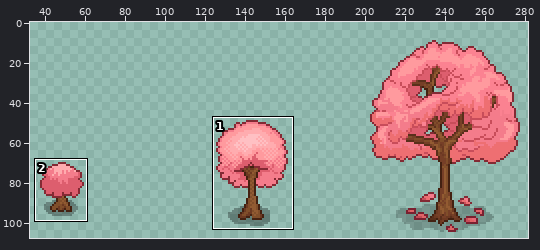
Two versions of one sprite sheet, img/farms/crops/PD_SakuraTree.png. Above, an overview of the earlier version with the close-up marked.
Close-up. Earlier state:
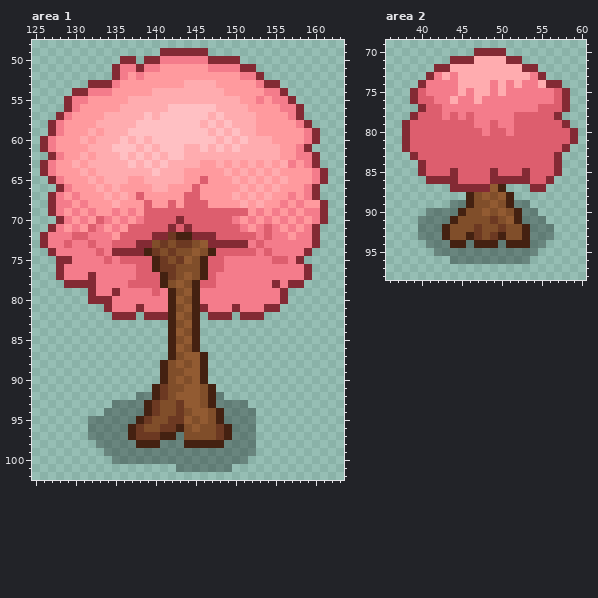
The file is 288x96 pixels. Colours within 5 levels of each other are drawn and written as one. Shown: area 1: x 125..163, y 48..102; area 2: x 36..60, y 69..98. The old version is drawn lined up with the new one, on the new canvas. The wide view leaves out empty margins. The commit also changed other parts of the picture, which this record leaves out.
Now the later version:
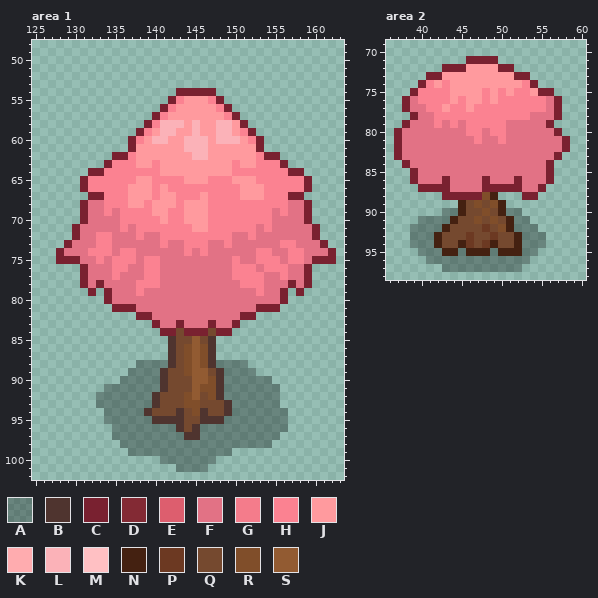
Palette (. is transparent): A #0000004d  B #4f342f  C #792130  D #832a34  E #dd5e6e  F #e27285  G #f47c8b  H #fb8291  J #ff9a9e  K #ffacaf  L #fbb2b8  M #ffc0c3  N #442111  P #6c3922  Q #75492f  R #804e2a  S #925b32
Change:
canvas 288x96 -> 288x108, the old top-left corner now at 1,9 (the part of the old canvas that was cut away was empty and is not shown)
--- area 1
@@ x 125..163 @@
  48 .......................................
- 49 ................DDDDDD.................
- 50 ...........DD.DDGGGGGGDDDD.............
- 51 ..........DGGDGGJJJJJJGGGGDD...........
- 52 ..........DGJGJJJJJJJJJJJJGGD..........
- 53 .......DDDGJJJJJJJJKKKKJJJJJGDD........
- 54 .....DDGGGJJJJJKKKKKKKKKJJJJJGGD.......
- 55 ....DGGJJJJJKKKKKKKKKKKKKKJJGJGGD......
- 56 ....DGJJJJJKKKKKKMMMMMMKKKKJJJJGGD.....
- 57 ...DGJJJJKKKKKMKMMMMMMKMKKKKJJJJGD.....
- 58 ..DGJJJJKKKKKMMMMMMMMKMKMKKKJJJJJGD....
- 59 ..DGJJJKJKKKMMMMMMMMMMKMKMKKJJJJJJGD...
- 60 .DGJJJKJKKKMKMKMMMMMMMMKMKMKKKJJJJGD...
- 61 .DGJJJJKKKMMMKMKMMMKKMKMKMKKKKKJJGD....
- 62 ..DGJJKJKKKMKMKMKMMKKKKKKKKKKKKJJGGD...
- 63 .DGJJKJKKKKKMKMKMKKKKJJKJKJKJKJKGJGD...
- 64 .DGJJJKJKKKKKKKMKKKJJJJJKJKJKJKJJJJGD..
- 65 ..DGJJJKJKKKJJKKKKKJJEJJJKJKJKJKJJJGD..
- 66 ...DGJJJKJKJJJJKKJJJEJJJJJKJKJKJJJGD...
- 67 ..DGJGJJJKJKJEJJJJJEEJJJJKJKJKJJGJGD...
- 68 ..DGGJGJJJKJJJEJJEJEEEJJJJKJKJJGJGJJD..
- 69 ..DGJGJGJJGJGJEEEEEEEEEEEEEJGJGJGJGGD..
- 70 ...DGJGJEGJGJGEEEEDEEEEEEGJGJGJGJGJGD..
- 71 ..DGJGJEGJGJEEEEEDEDEEEEEEGJGEGJGJGD...
- 72 .DGGGEEGGGJEEEEDDPNNDDDEEEEEGEGGJGGD...
- 73 .DGGEGGEGGEEEDDRPRPPRSDDDDDGEGGGGGGD...
- 74 ..DGGGGGEGDDDDNPRPRRSRNEEEEEGEGGGGD....
- 75 ...DDGGGGEGEEEENPRPSRNEEGGGGGGEEGD.....
- 76 ...DGGGGGGGGGEENPPRRRNEEGGGGGGGGGGD....
- 77 ...DGGGDGGGGGEEENPRSRNEGGGGGGGGGGGD....
- 78 ....DDDDGGGGEEEENRSRNEEGGGGGGGDGDD.....
- 79 .......DGGDGGGGEGNRSNGGGGGGGGGGD.......
- 80 .......DDDGGGGGGGNSRNGGGGGGGGGGD.......
- 81 .........DGGGDGGGNRSNDGGGDGGGDD........
- 82 ..........DDD.DDDNSRN.DDD.DDD..........
- 83 .................NRSN..................
- 84 .................NSRN..................
- 85 .................NRSN..................
- 86 .................NSRN..................
- 87 .................NRSSN.................
- 88 ................NRSRSN.................
- 89 ................NRRSSN.................
- 90 ................NRSRSN.................
- 91 ...............NPRRSSRN................
- 92 .............AANPRSSSRNA...............
- 93 ..........AAAANPRRPSSRNAAAA............
- 94 .........AAAAANPRRPRSSRNAAAA...........
- 95 .......AAAAAANPRRPPSRSRNAAAA...........
- 96 .......AAAAANPRRPPNRSRRPNAAA...........
- 97 .......AAAAANPPPNNARRRRPNAAA...........
- 98 ........AAAAANNNAAANNNNNAAAA...........
- 99 .........AAAAAAAAAAAAAAAAAAA...........
-100 ..........AAAAAAAAAAAAAAAAA............
-101 ..................AAAAAAA..............
+ 49 .......................................
+ 50 .......................................
+ 51 .......................................
+ 52 .......................................
+ 53 .......................................
+ 54 ..................CCCCC................
+ 55 .................CHJJJHC...............
+ 56 ................CHJJJJJHC..............
+ 57 ...............CHJJJJJJJHC.............
+ 58 ..............CHLLLJLJJLLJC............
+ 59 .............CHJLLJJLJJLLJHC...........
+ 60 ............CHJLLJJLLLJLLLJHC..........
+ 61 ............CJJJJJJLLLJJJJJJC..........
+ 62 ..........CCHJJJJJJJLLJJJJJJHCC........
+ 63 .........CHHHJJHJJJJJJJJJHJJHHHC.......
+ 64 .......CCHHHHHHHJJJJJJJJJHHHHHHHCC.....
+ 65 ......CHHHHHHJJHHHHJJJHHHJJJHHHHHHC....
+ 66 ......CHHHHHJJJHJHHHHHHHHHJJJHHHHHC....
+ 67 .......CCHHHJJJHJJHHHJHHHHJJJHHHCC.....
+ 68 ......CFFHHHJJHJJJHJJJHHHHHHHHHHFFC....
+ 69 ......CFFHFHHHHJJHHJJJHHHHHHHHFHFFC....
+ 70 ......CFFFFHHHHHJHHJJJHHHHHHHHFFFFC....
+ 71 .....CFFFFFHFHHHHHHHJJHHHHHHFHFFFFFC...
+ 72 .....CFFHHFFFHFFHHHHHHHHHFFHFFFFFFFC...
+ 73 ....CFFFHHFFFFFFHFFHHHFFHFFFFFFHHFFFC..
+ 74 ...CFFFHHHFHHFFFFFFHFHFFFFFFHHFFHHFFFC.
+ 75 ...CCCFFHFHHHFHHFFFFFFFFFHFFHHHFHHFCCC.
+ 76 ......CFFFHHFFHHFFFFFFFFFHHHFHHHFFC....
+ 77 ......CFFFHFFFHHFFFFFFFFFHHHHFFHFFC....
+ 78 ......CFCFFFFHHHFFFFFFFFFFHHHFFFCFC....
+ 79 .......C.CFFFHFFFFFFFFFFFFFFHFFC.C.....
+ 80 .........CFFFFFFFFFFFFFFFFFFFFFC.......
+ 81 ..........CCCFFFFFFFFFFFFFFFCCC........
+ 82 .............CCFFFFFFFFFFFCC...........
+ 83 ...............CFFCFFFCFFC.............
+ 84 ................CCQCCCQCC..............
+ 85 .................BQQSQB................
+ 86 .................BQRSRB................
+ 87 .................BQRSRB................
+ 88 .............AAAABQRSRBAAAA............
+ 89 ............AAAABQQRSSQBAAAA...........
+ 90 ...........AAAAABQQQSSRBAAAAAA.........
+ 91 .........AAAAAAABQQQSRRBAAAAAAA........
+ 92 ........AAAAAAABQQQRSQRBAAAAAAA........
+ 93 ........AAAAAAABQQQRRQQQBAAAAAA........
+ 94 .........AAAAABQQQBQRBQQBAAAAAAA.......
+ 95 .........AAAAAABBBBQQBBBAAAAAAAA.......
+ 96 ..........AAAAAAAABQBAAAAAAAAAAA.......
+ 97 ..........AAAAAAAAABBAAAAAAAAAA........
+ 98 ...........AAAAAAAAAAAAAAAAAAA.........
+ 99 ............AAAAAAAAAAAAA..............
+100 ................AAAAAAA................
+101 ..................AAAA.................
 102 .......................................
--- area 2
@@ x 36..60 @@
 69 .........................
-70 ...........DDDD..........
-71 ........DDDKKKKDD........
-72 ......DDKKKKKKKKKDD......
-73 .....DGKGKKKKKKKKKGD.....
-74 ....DGGGGKKKKGKGKGGKDD...
-75 ...DEGGGGKGKKGKGGGGGGED..
-76 ...DEEGGKGGKGGGGGGGGGED..
-77 ....DEEGGGGGGGGGGGGEEED..
-78 ...DEEEGEGEGGGGGEEEEED...
-79 ..DEEEEEEEEGGEGGEEEEEED..
-80 ..DEEEEEEEEEGEEGEEEEEEED.
-81 ..DEEEEEEEEEEEEEEEEEEEED.
-82 ..DEEEEEEEEEEEEEEEEEEED..
-83 ...DEEEEEEEEEEEEEEEEED...
-84 ....DEEEEEEEEEEEEEEEED...
-85 ....DEEEDEEEEDEEEDEEED...
-86 .....DDDDEEEEDDDDDEED....
-87 ........DDDDDSN...DD.....
-88 ..........NRSRSN.........
-89 ........AANRRSRNAA.......
-90 .....AAAANRRSRSRNAA......
-91 ....AAAANRRRRPRSNAAA.....
-92 ....AAANRRRPRRPRRNAAA....
-93 ....AAANRRNPRPNRRNAAA....
-94 .....AAANNANNNANNNAA.....
-95 ......AAAAAAAAAAAAA......
-96 ........AAAAAAAAAA.......
-97 .........................
+70 .........................
+71 ..........CCCC...........
+72 .......CCCJJJJCC.........
+73 .....CCJJJJJJJJJCC.......
+74 ....CHJHJJJJJJJJJHC......
+75 ...CHHHHJJJJHJHJHHJCC....
+76 ..CFHHHHJHJJHJHHHHHHFC...
+77 ..CFFHHJHHJHHHHHHHHHFC...
+78 ...CFFHHHHHHHHHHHHFFFC...
+79 ..CFFFHFHFHHHHHFFFFFC....
+80 .CFFFFFFFFHHFHHFFFFFFC...
+81 .CFFFFFFFFFHFFHFFFFFFFC..
+82 .CFFFFFFFFFFFFFFFFFFFFC..
+83 .CFFFFFFFFFFFFFFFFFFFC...
+84 ..CFFFFFFFFFFFFFFFFFC....
+85 ...CFFFFFFFFFFFFFFFFC....
+86 ...CFFFCFFFFCFFFCFFFC....
+87 ....CCCCFFFFCCCCCFFC.....
+88 .......CCCCCRN...CC......
+89 .........NQRQRN..........
+90 .......AANQQRQNAA........
+91 ....AAAANQQRQRQNAA.......
+92 ...AAAANQQQQPQRNAAA......
+93 ...AAANQQQPQQPQQNAAA.....
+94 ...AAANQQNPQPNQQNAAA.....
+95 ....AAANNANNNANNNAA......
+96 .....AAAAAAAAAAAAA.......
+97 .......AAAAAAAAAA........
 98 .........................
Changed places in both close-ups, as pixel boxes (x1, y1, x2, y2):
changed: (40, 48, 336, 472)
changed: (394, 48, 578, 272)
